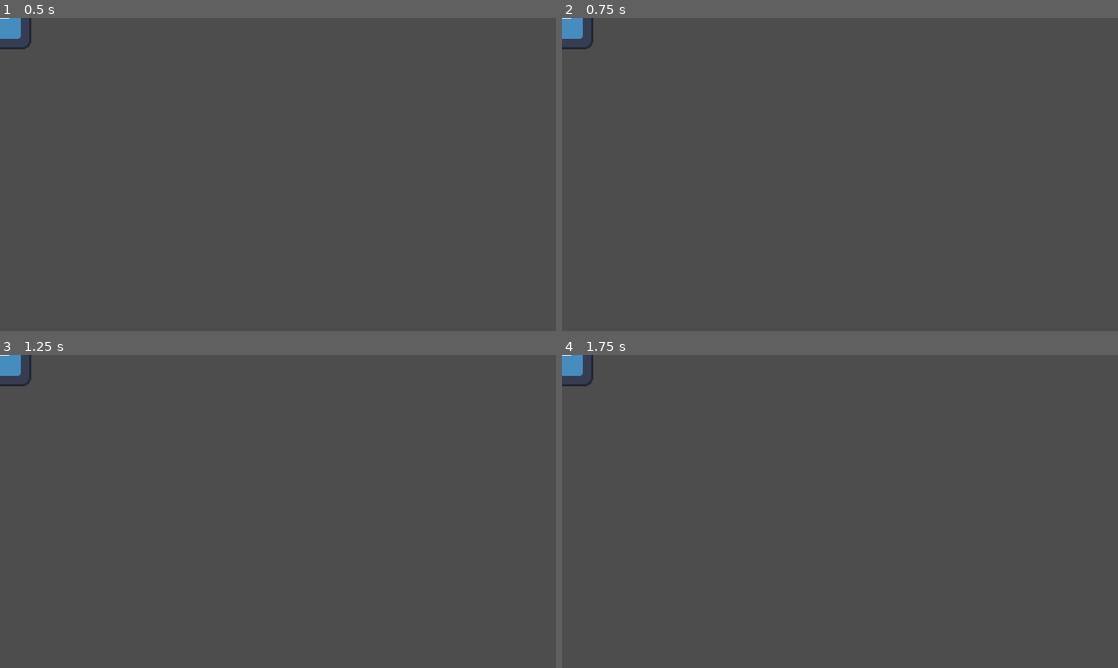
Above: before the commit, frames 1-4 (two rows, left to right).
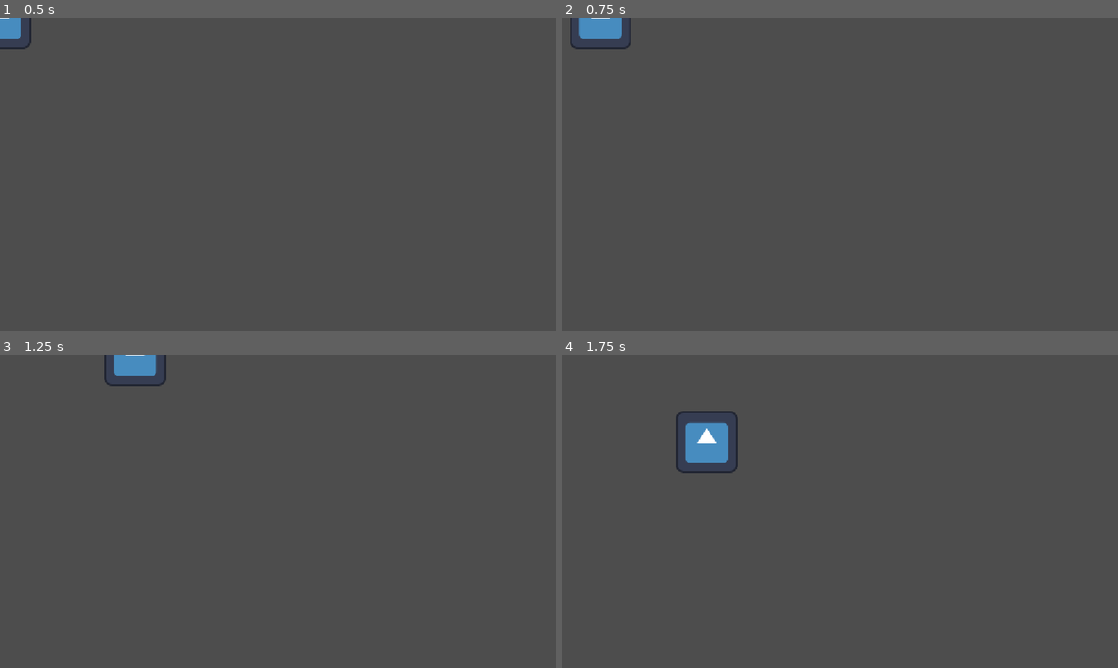
Above: after the commit, the same moments.

Repository: LumbagoSkeleton/Ctij
Game: Godot game, scene res://player/playerCharacter.tscn
Two runs of this game, one before a commit and one after it. Both use one fixed random seed, a clock stepped at 60 frames per second and the inputs below. The engine's default icon, where the game draws it, is replaced by a stand-in: a white triangle on a blue panel in a dark square.
Inputs (mouse positions are in pixels of both pictures, inside the frame that each line leads up to):
- Up to frame 1 (0.5 s): no input
- Up to frame 2 (0.75 s): tap Enter at 0.5 s; move the mouse to (962, 158) at 0.52 s; press the mouse at (962, 158) at 0.53 s; hold D (Move Right) from 0.53 s (still down)
- Up to frame 3 (1.25 s): keep holding D (Move Right)
- Up to frame 4 (1.75 s): move the mouse to (728, 527) at 1.27 s; release D (Move Right) at 1.28 s; release the mouse at (728, 527) at 1.28 s; hold S (Move Down) from 1.28 s (still down); click (728, 527) at 1.35 s

Frame 1 is identical in both runs. In frame 2, 0.8% of the frame differs, in the area x 0-13%, y 0-10%; in frame 3, 1.0%; in frame 4, 1.6%, in the area x 0-32%, y 0-38%.
Error before the commit: Parse Error: Expected indented block after function declaration. (res://player/playerCharacter.gd:12)

Commit message:
Attack Logic
progress on attack logic
health system will need to be implemented first

Diff:
--- /dev/null
+++ b/ctij-proiect/components/hitbox.gd
@@ -0,0 +1,11 @@
+extends Node
+
+
+# Called when the node enters the scene tree for the first time.
+func _ready() -> void:
+	pass # Replace with function body.
+
+
+# Called every frame. 'delta' is the elapsed time since the previous frame.
+func _process(delta: float) -> void:
+	pass
--- /dev/null
+++ b/ctij-proiect/components/hurtbox.gd
@@ -0,0 +1,11 @@
+extends Node
+
+
+# Called when the node enters the scene tree for the first time.
+func _ready() -> void:
+	pass # Replace with function body.
+
+
+# Called every frame. 'delta' is the elapsed time since the previous frame.
+func _process(delta: float) -> void:
+	pass
--- a/ctij-proiect/player/playerCharacter.gd
+++ b/ctij-proiect/player/playerCharacter.gd
@@ -1,18 +1,23 @@
 extends CharacterBody2D
 @export var speed = 400
+var isAttacking=false
 
+func _ready() -> void:
+	if speed == null:
+		speed=400
 
 func get_input():
 	var inputDirection=Input.get_vector("Move Left","Move Right","Move Up","Move Down")
-	var isAttacking=false
+
 	if Input.is_action_pressed("Attack"):
 		isAttacking=true
 	velocity=inputDirection*speed
 
 func attack(event):
-
+	pass
 
 func _physics_process(delta: float) -> void:
 	get_input()
 	move_and_slide()
 	if isAttacking==true:
+		pass
Not shown, added: ctij-proiect/components/hitbox.gd.uid
Not shown, added: ctij-proiect/components/hurtbox.gd.uid
